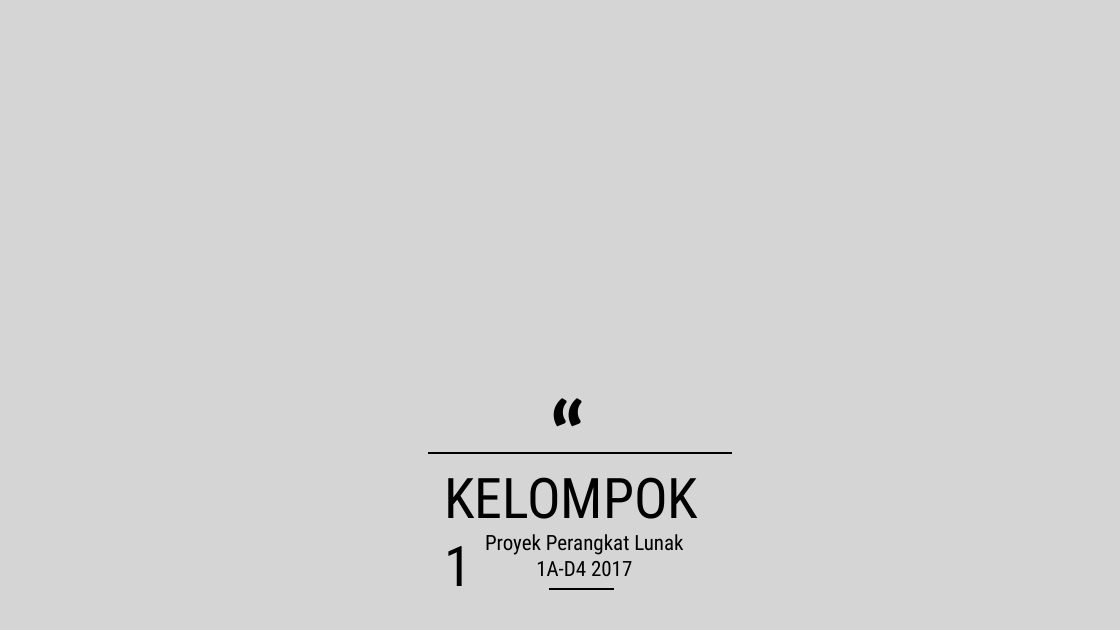
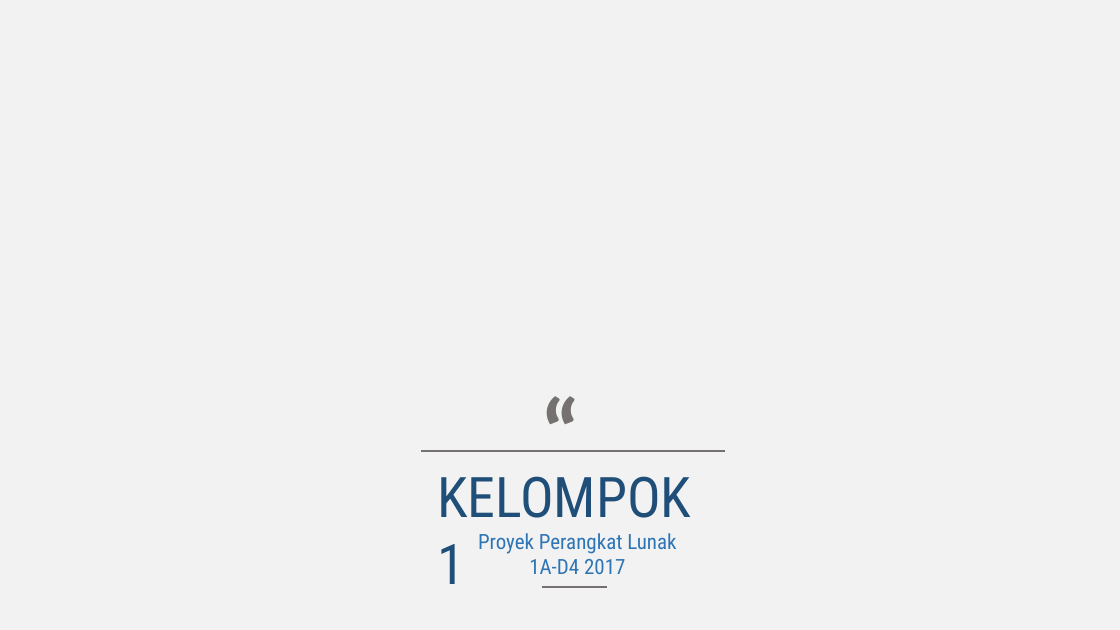
Before and after one commit to annazarryuu/Project_Kelompok_1, a slide deck: slide 1 of pptnya.pptx. Drawn at 1120x630 pixels with LibreOffice and Linux fonts; fonts in the diff are those of the drawing. Boxes give left, top, right and bottom in pixels: in the first picture for what was removed or moved away, otherwise in the second. Text is boxed around its words. In the diff, an @@ line names an element or a change of style, - is before the commit and + after.

```diff
--- a/pptnya.pptx
+++ b/pptnya.pptx
@@ background #D5D5D5 to #F2F2F2 @@
@@ text "“" at (x1=533, y1=369, x2=628, y2=491): text colour #000000 to #767171 @@
@@ line (421, 451) - (725, 451): stroke #000000 2.25 pt to #767171 2.25 pt @@
@@ text "KELOMPOK 1" at (x1=437, y1=476, x2=691, y2=584): text colour #000000 to #1F4E79 @@
@@ text "Proyek Perangkat Lunak" at (x1=478, y1=533, x2=676, y2=574): text colour #000000 to #2E75B6 @@
@@ 3 texts, 2 lines moved together from (x1=428, y1=371, x2=732, y2=589) to (x1=421, y1=369, x2=725, y2=587) @@
@@ line (542, 587) - (607, 587): stroke #000000 1.5 pt to #767171 1.5 pt @@
```
Also in this commit, not shown: 11 slides added, 1 slide removed, 1 other file.
